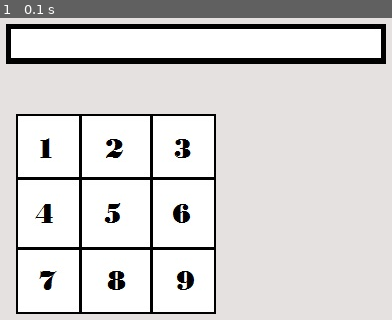
Above: before the commit, frame 1.
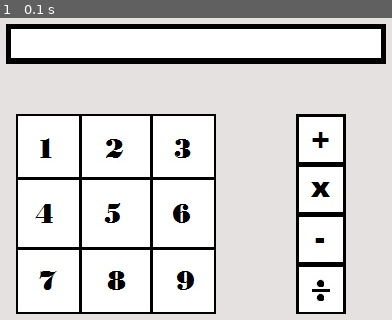
Above: after the commit, the same moment.

Repository: Regedit1/Pygame-Calculator
Game: pygame game, started from calculator.py
Two runs of this game, one before a commit and one after it. Both use one fixed random seed, a clock stepped at 60 frames per second and the inputs below. The source is Python 2; it was converted automatically to run under Python 3.
Inputs:
- Up to frame 1 (0.1 s): no input

The runs differ from the first frame. In frame 1, 8.4% of the frame differs, in the area x 75-89%, y 31-99%.

Commit message:
worked on mouse detection

Diff:
--- a/calculator.py
+++ b/calculator.py
@@ -10,8 +10,11 @@
 pygame.display.set_caption("Calculator")
 panel = pygame.image.load("panel.jpg").convert()
 numpad = pygame.image.load("numpad.jpg").convert()
-
-
+function = pygame.image.load("functions.jpg").convert()
+forn = "num"
+def funcornum(x,y):
+    if x > 20 and x < 220 and y > 100 and y < 300:
+        print "number"
 
 #Game loop
 while 1:
@@ -21,10 +24,12 @@
             sys.exit()
         if event.type == MOUSEBUTTONDOWN:
             x , y = pygame.mouse.get_pos()
+            funcornum(x , y)
 
 
 
     screen.blit(background, (0,0))
     background.blit(panel, (10,10))
     background.blit(numpad, (20,100))
+    background.blit(function, (300,100))
     pygame.display.update()
Binary file added: functions.jpg
